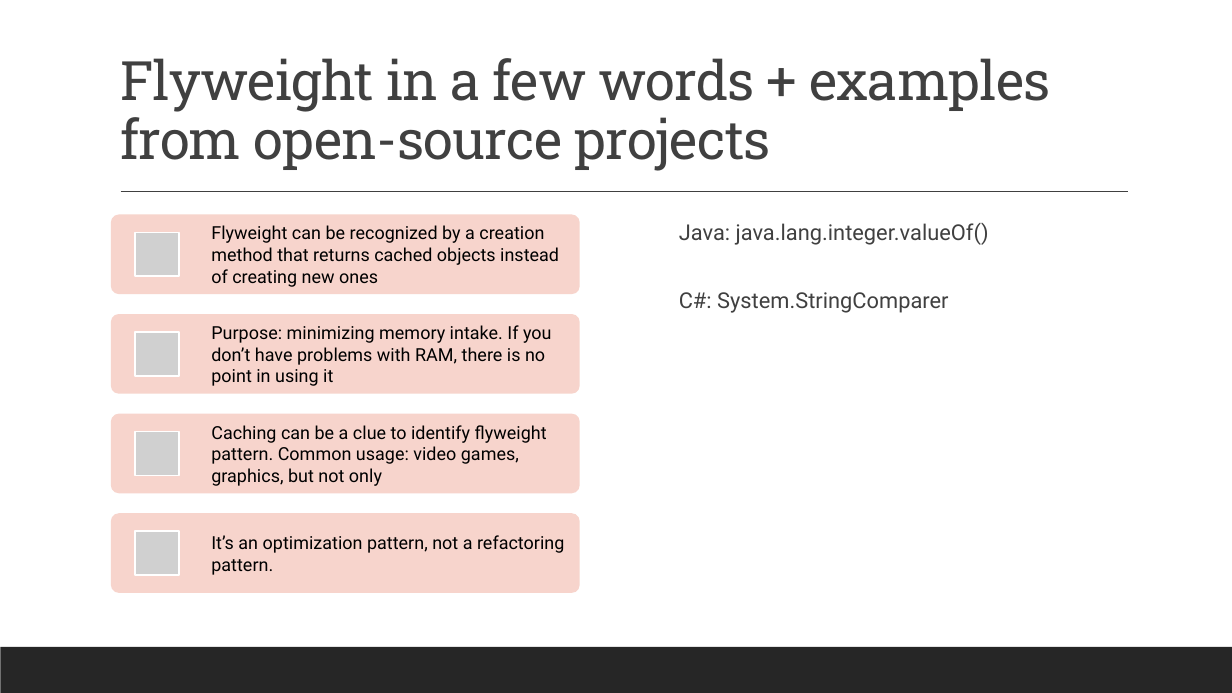
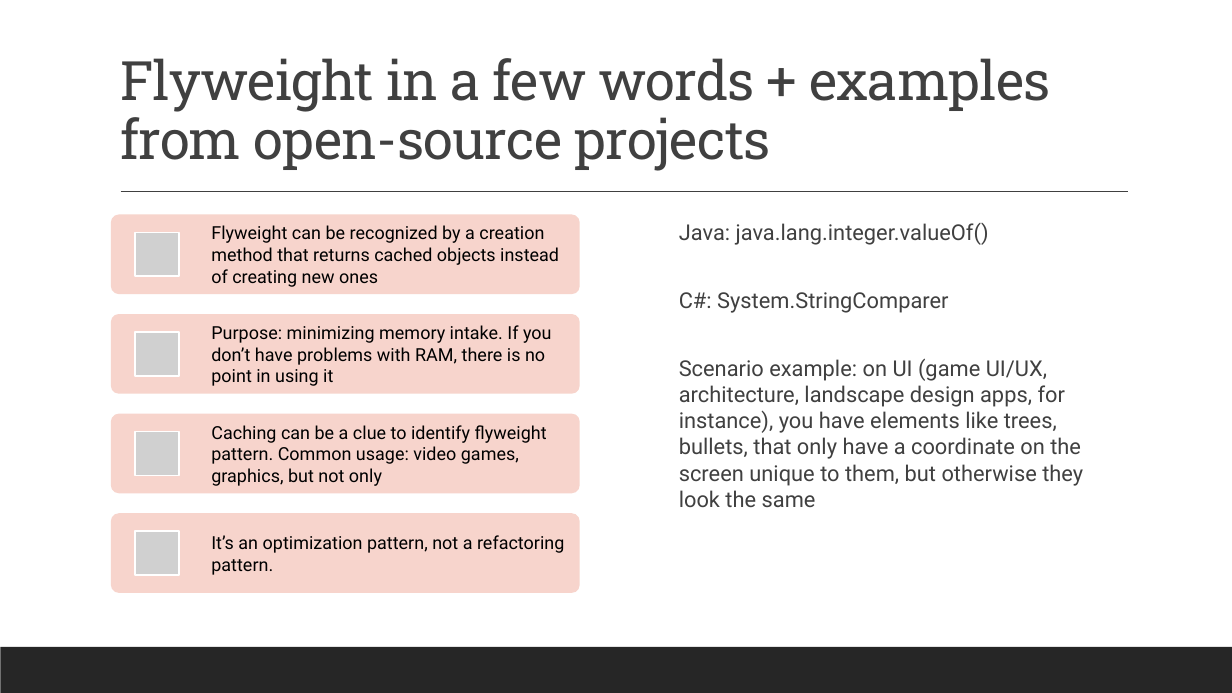
Before and after one commit to amturian/design-patterns, a slide deck: slide 14 of PPT Presentations/DesignPatterns-StructuralPatterns.pptx. Drawn at 1232x693 pixels with LibreOffice and Linux fonts; fonts in the diff are those of the drawing; grey boxes stand for pictures. Boxes give left, top, right and bottom in pixels: in the first picture for what was removed or moved away, otherwise in the second. Text is boxed around its words. In the diff, an @@ line names an element or a change of style, - is before the commit and + after.

```diff
--- a/PPT Presentations/DesignPatterns-StructuralPatterns.pptx
+++ b/PPT Presentations/DesignPatterns-StructuralPatterns.pptx
@@ text at (679,358,1083,507): paragraph added @@
+  Scenario example: on UI (game UI/UX, architecture, landscape design apps, for instance), you have elements like trees, bullets, that only have a coordinate on the screen unique to them, but otherwise they look the same
```
Also in this commit, not shown: 4 other slides changed, 1 slide added, 1 other file.
